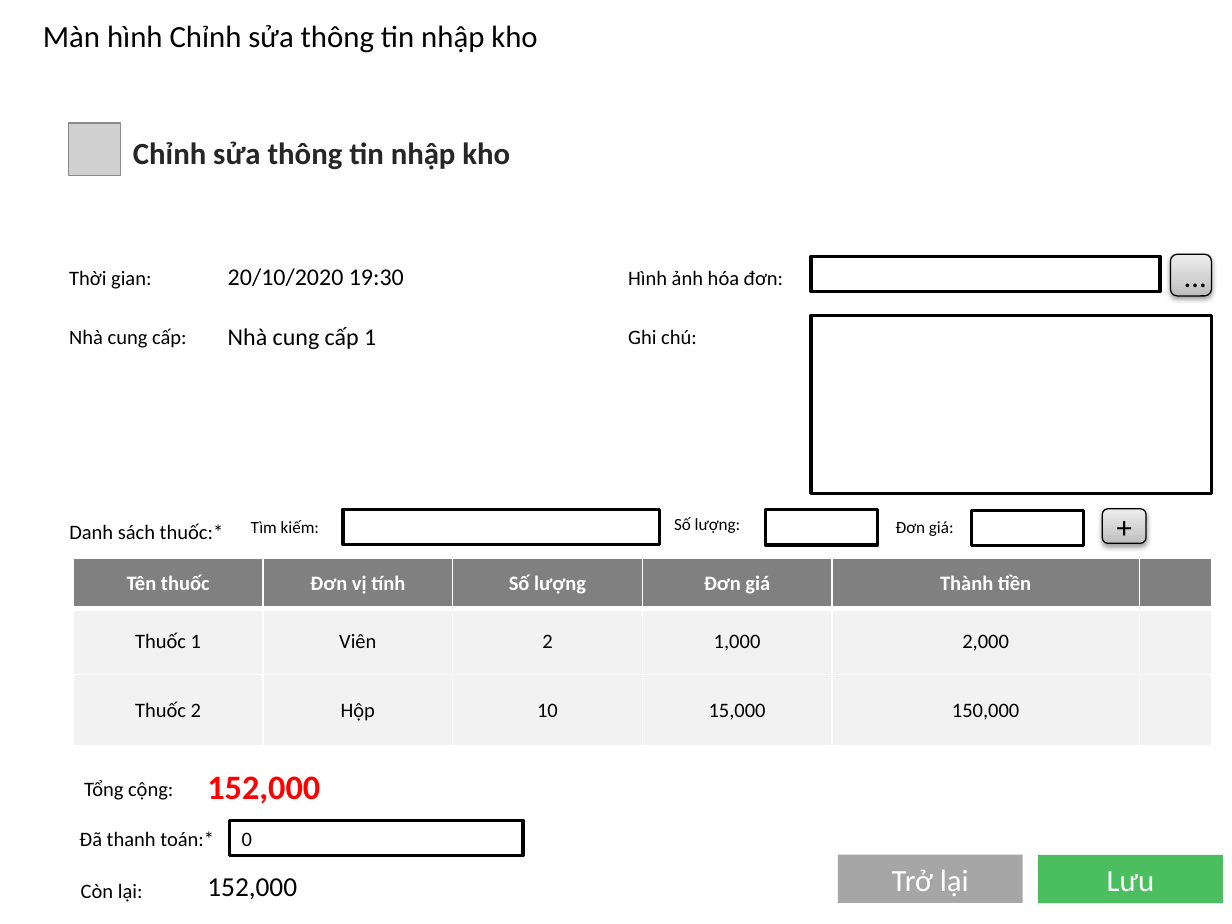
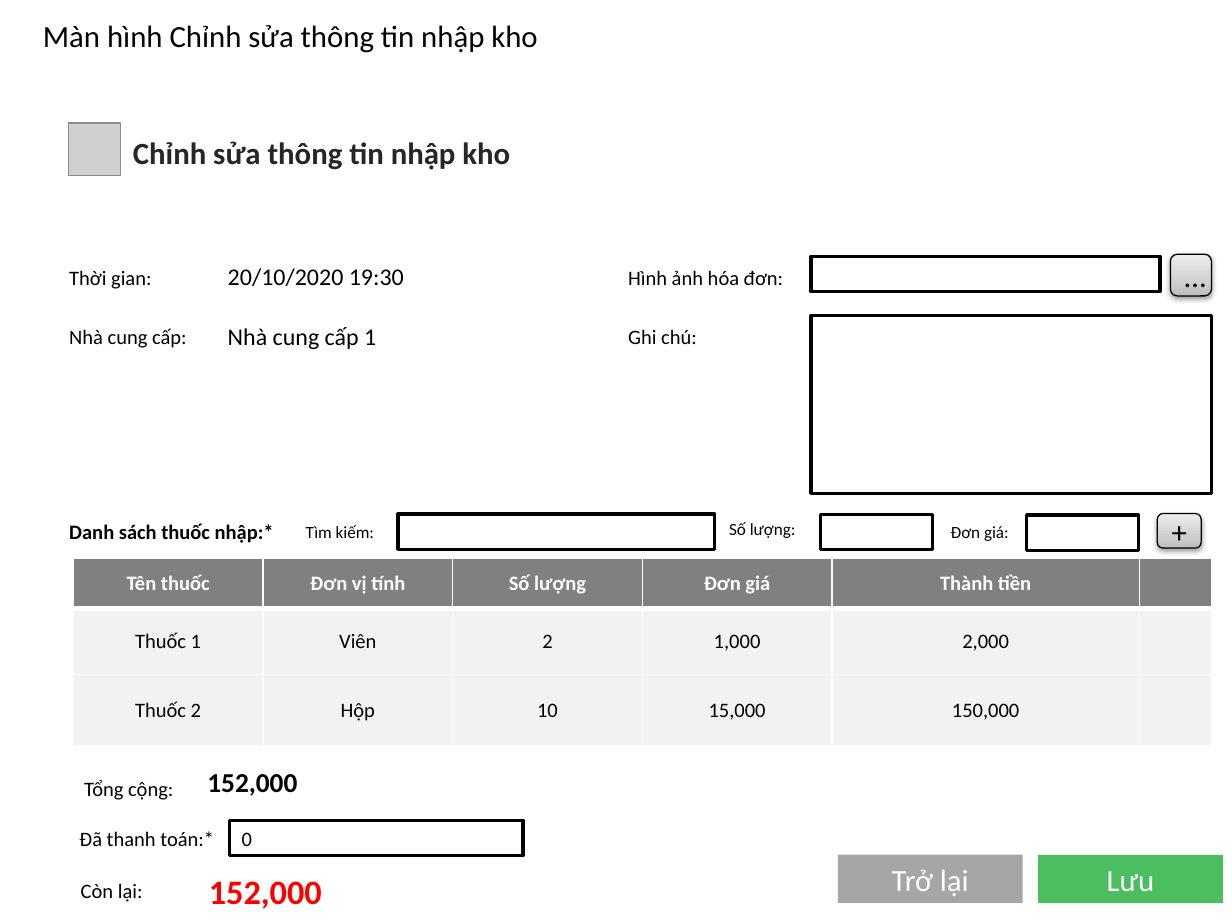
Before and after one commit to TrdHuy/Pharmacy, a slide deck: slide 17 of Pharmacy/UXUI/PagesUI.pptx. Drawn at 1232x924 pixels with LibreOffice and Linux fonts; fonts in the diff are those of the drawing; grey boxes stand for pictures; background and template pictures are left out. Boxes give left, top, right and bottom in pixels: in the first picture for what was removed or moved away, otherwise in the second. Text is boxed around its words. In the diff, an @@ line names an element or a change of style, - is before the commit and + after.

```diff
--- a/Pharmacy/UXUI/PagesUI.pptx
+++ b/Pharmacy/UXUI/PagesUI.pptx
@@ text at (x1=69, y1=523, x2=274, y2=543): text changed; bold on @@
-Danh sách thuốc:*
+Danh sách thuốc nhập:*
@@ 3 texts, 3 rectangles, 1 rounded rectangle moved together from (x1=251, y1=509, x2=1147, y2=546) to (x1=306, y1=514, x2=1201, y2=551) @@
@@ text "152,000" at (x1=207, y1=774, x2=297, y2=796): size 20 to 16 pt, text colour #FF0000 to #000000 @@
@@ text "152,000" at (x1=209, y1=881, x2=322, y2=909): size 16 to 20 pt, text colour #000000 to #FF0000, bold on @@
```
Also in this commit, not shown: 2 other slides changed, 1 slide added, 46 other files.
